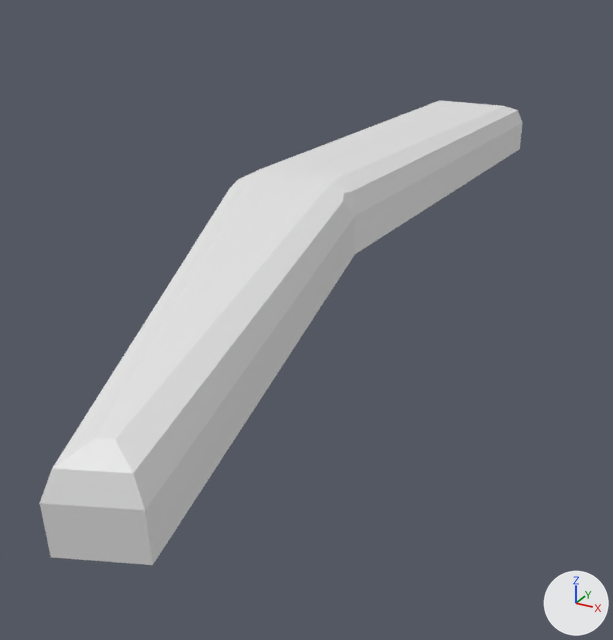
The glTF model public/Assets/Eyebrow.glb: old version first, new version second.
One viewpoint serves both versions: a 50 mm camera at (0.19, -0.372, 0.121) aimed at (-0.009, -0.01, -0.06). Arrows for +X, +Y and +Z are at lower right; the lights stay in place. The older version comes first. Vertices at exactly the same position are counted once.

In view in the first picture: 'Eyebrow'.
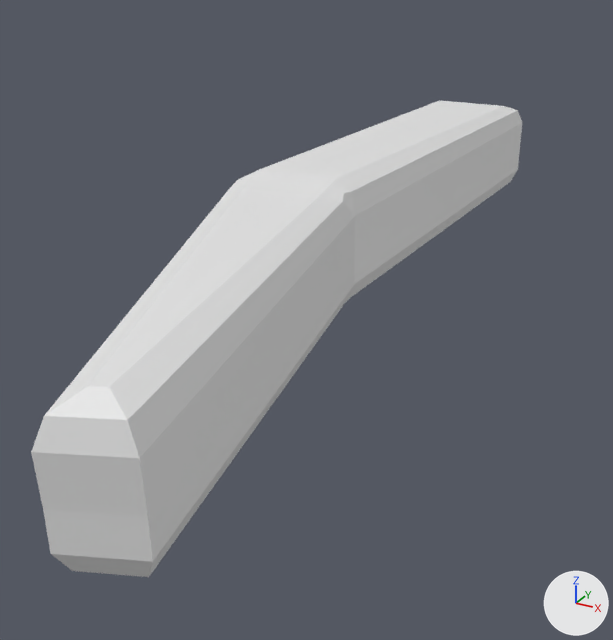
The newer file is also rescaled (x0.614), turned or shifted as a whole; pictures and numbers use the older file's frame.

Where the change shows, as pixel boxes (x1, y1, x2, y2) in the pictures (613 x 640 px):
'Eyebrow', reshaped
    before: (40, 100, 523, 565)
    after: (31, 100, 522, 577)
part 1 of me_plane_007, built on
    before: (40, 189, 355, 565)
    after: (31, 149, 520, 577)

Patch to the scene script:
```diff
--- a/public/Assets/Eyebrow.glb.py
+++ b/public/Assets/Eyebrow.glb.py
@@ me_plane_007 @@
 # used by ob_eyebrow; location = (0.0, 0.0, 0.0)
-me_plane_007.from_pydata(...)  # 32 vertices, 60 faces; spans x -0.052..0.057, y -0.234..0.269, z -0.042..0.018
+me_plane_007.from_pydata(...)  # 58 vertices, 112 faces; spans x -0.052..0.057, y -0.235..0.269, z -0.053..0.018
+# me_plane_007 part 1
+# 4 faces are deleted
+# 4 vertices in x 0.029..0.057, y -0.233..-0.222, z -0.042..-0.011 move by (0.0, 0.0, 0.017)
+# 4 vertices in x 0.029..0.057, y -0.234..-0.216, z -0.041..-0.007 move by (0.0, -0.001, 0.017)
+# 26 vertices are added at x -0.052..0.057, y -0.233..0.269, z -0.053..-0.032
+# 56 new faces join them
```
